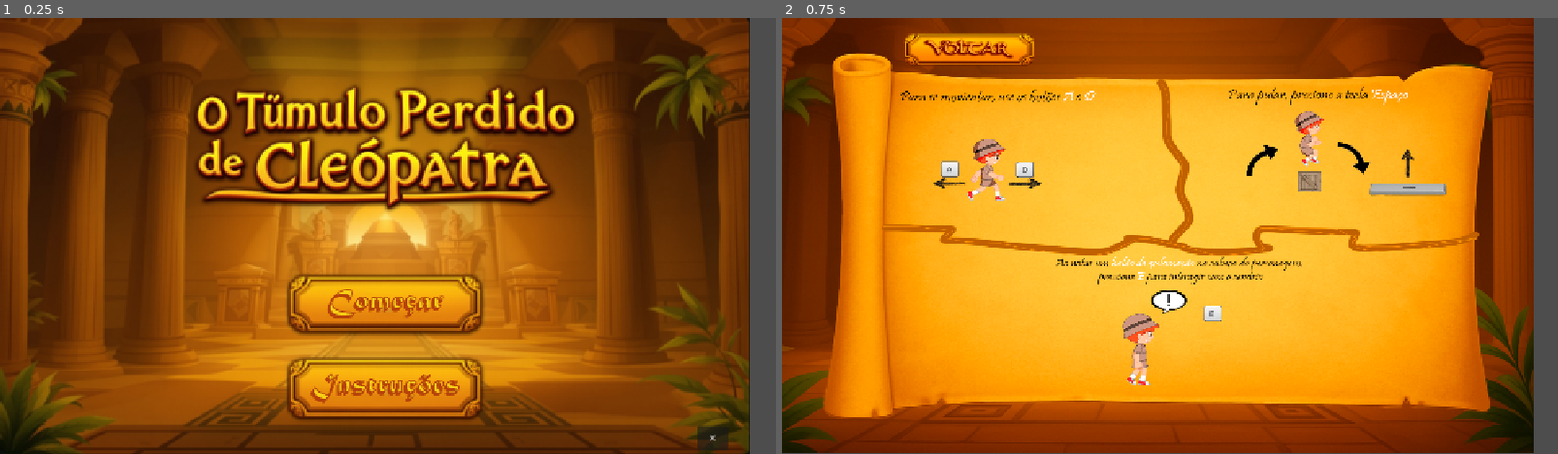
Above: before the commit, frames 1-2 (left to right).
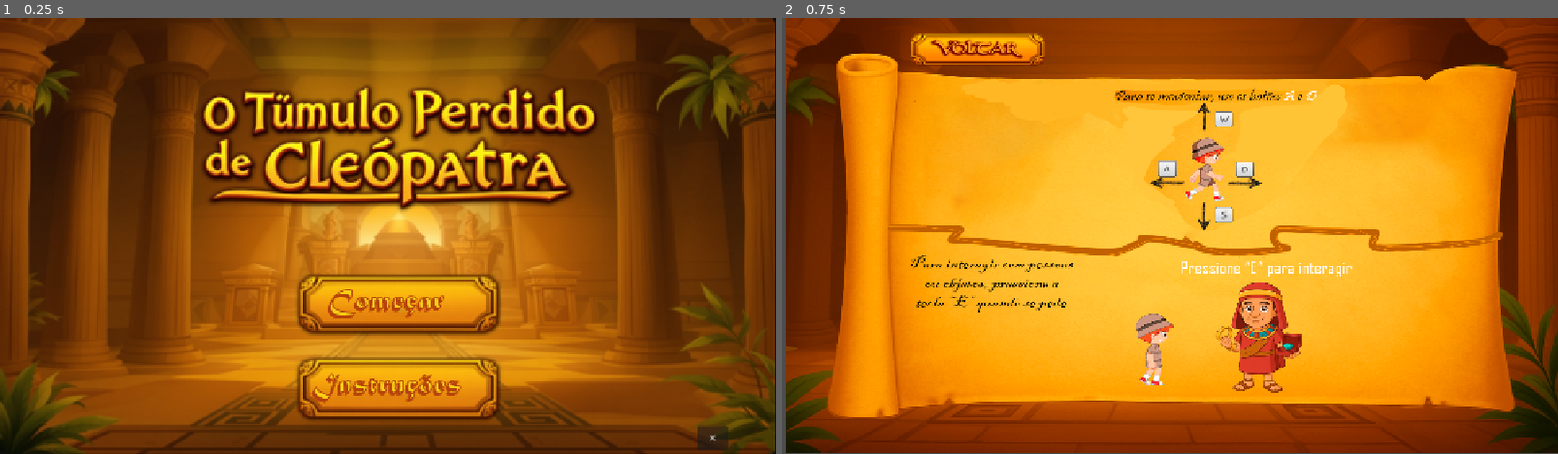
Above: after the commit, the same moments.

Repository: ThomasPruner/PAC
Game: Godot game, scene res://cenas/menu.tscn
Same seed, same stepped clock (60 frames per second), same inputs: the game is played once before the commit and once after it.
Inputs (mouse positions are in pixels of both pictures, inside the frame that each line leads up to; where the layout moved, square brackets give the same spot in the first picture):
- Up to frame 1 (0.25 s): no input
- Up to frame 2 (0.75 s): click (1170, 388) [1162, 388] at 0.5 s

The runs differ from the first frame. In frame 1, 27% of the frame differs, in the area x 3-100%, y 0-100%; in frame 2, 24%.

Commit message:
Tela de instruções atualizada + redimensionamento do menu

Diff:
--- a/pac-cleopatra/cenas/instrucoes.tscn
+++ b/pac-cleopatra/cenas/instrucoes.tscn
@@ -15,7 +15,7 @@
 layout_mode = 0
 offset_left = -155.0
 offset_top = -19.0
-offset_right = 1394.0
+offset_right = 1441.0
 offset_bottom = 738.0
 texture = ExtResource("1_fac5t")
 expand_mode = 1
--- a/pac-cleopatra/cenas/menu.tscn
+++ b/pac-cleopatra/cenas/menu.tscn
@@ -17,7 +17,7 @@
 
 [node name="TextureRect" type="TextureRect" parent="."]
 layout_mode = 0
-offset_right = 1236.0
+offset_right = 1279.0
 offset_bottom = 723.0
 texture = ExtResource("1_64url")
 expand_mode = 2
Binary file changed: pac-cleopatra/assets/Menu Inicial/tela instruções.png
